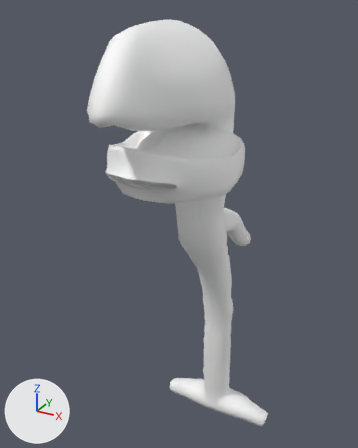
Two versions of the glTF model web_framework/frontend/images/glbFiles/80per.glb, one commit apart.
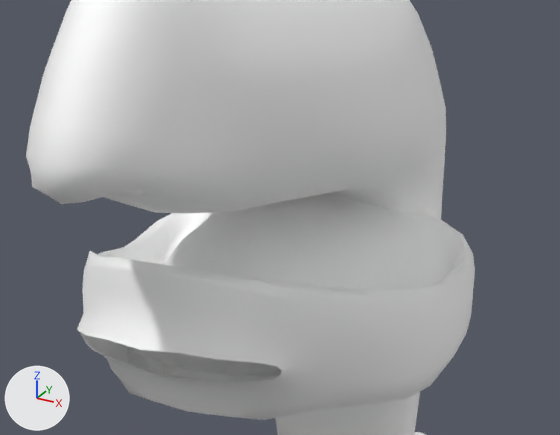
There are two pictures of each version: one whole from a 50 mm camera at (0.142, -0.287, 1.715) aimed at (-0.016, 0.001, 1.571), one close up on the part from 22% to 77% of the width and 12% to 47% of the height. Arrows for +X, +Y and +Z are at lower left; the lights stay in place. Where no turn or scale is listed for an object, it has been applied to the vertices.

The first close-up shows 'Larynx_L', 'NassalCavity_L', 'RonggaHidung_L', 'RonggaMulut_L'.
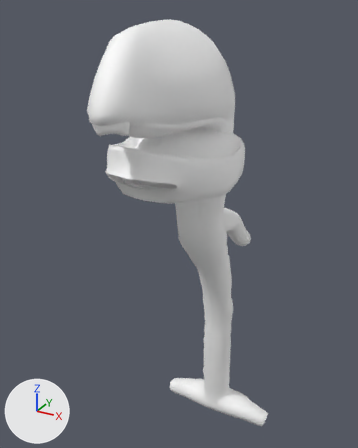
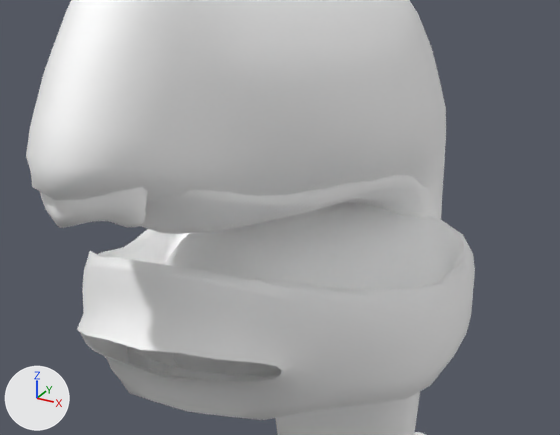
Location of each change, (x1, y1, x2, y2) in pixels of the close-ups (560 x 435 px):
'NassalCavity_L', moved: before (117, 189, 143, 198); after (40, 175, 430, 234)

Patch to the scene script:
```diff
--- a/web_framework/frontend/images/glbFiles/80per.glb.py
+++ b/web_framework/frontend/images/glbFiles/80per.glb.py
@@ ob_nassalcavity_l @@
 ob_nassalcavity_l = bpy.data.objects.new('NassalCavity_L', me_mesh_001)
-ob_nassalcavity_l.location = (0.0, 0.0, 0.0)
+ob_nassalcavity_l.location = (0.0, 0.0, -0.005)
```
